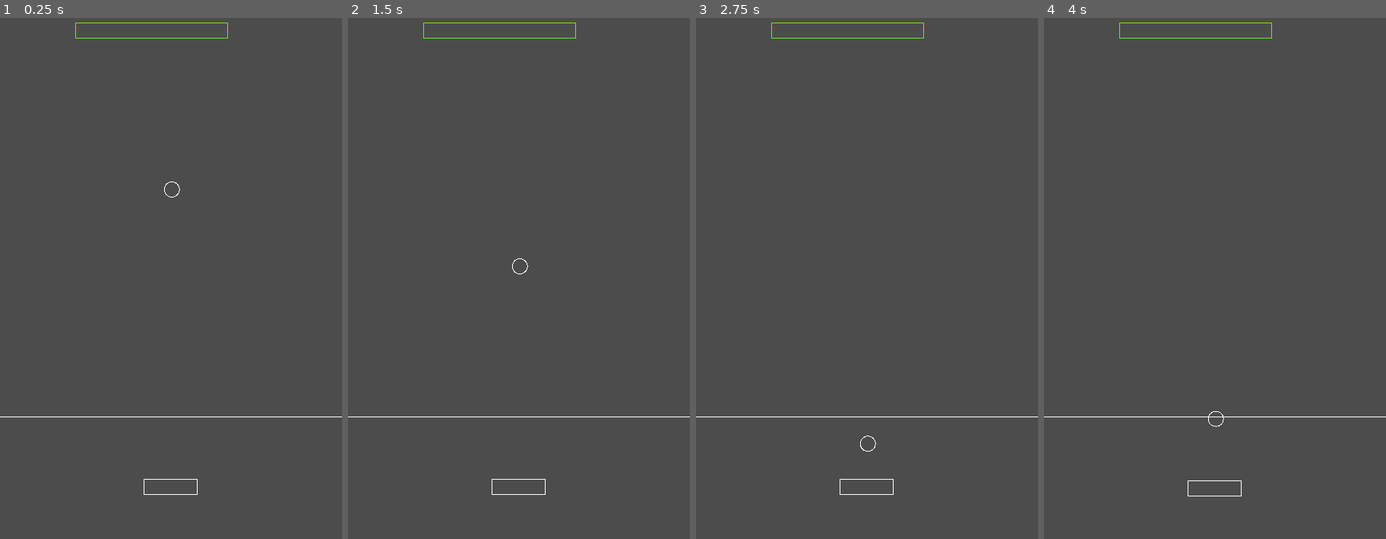
Above: before the commit, frames 1-4 (left to right).
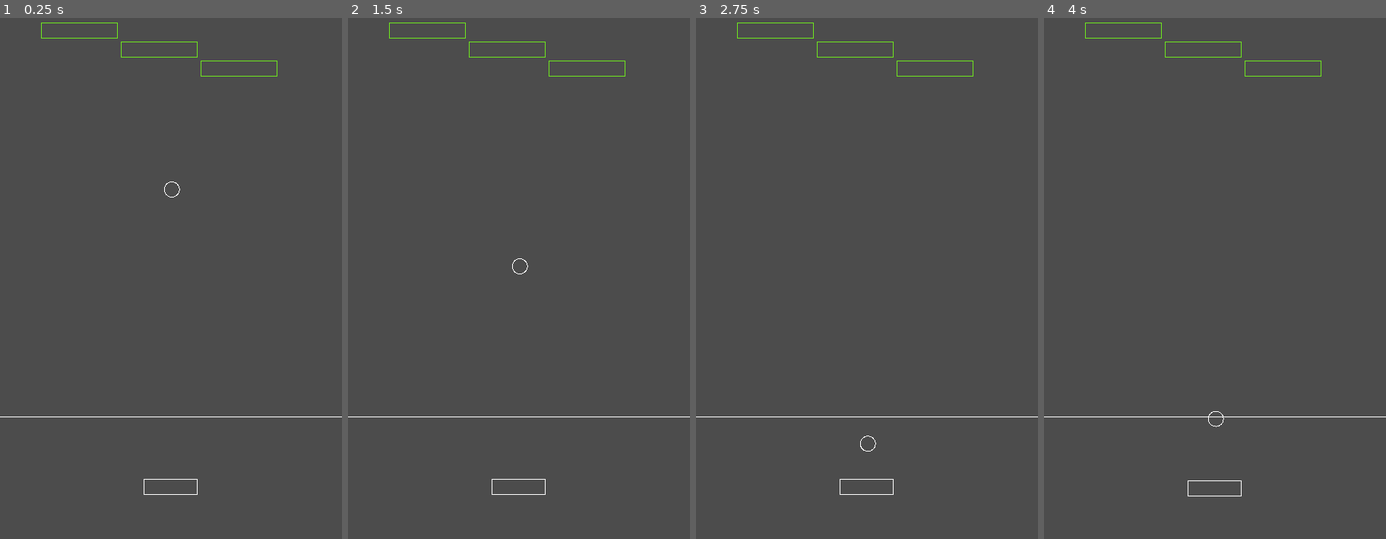
Above: after the commit, the same moments.

Repository: marx-saul/dynamic_break_out
Game: Godot game, scene res://scene/Main.tscn
The game is run twice, just before and just after one commit, with the same random seed, the same clock (stepped at 60 frames per second) and the same inputs. The project has no main scene, so this scene is started directly.
Inputs (mouse positions are in pixels of both pictures, inside the frame that each line leads up to):
- Up to frame 1 (0.25 s): no input
- Up to frame 2 (1.5 s): move the mouse to (594, 226) at 0.52 s; click (594, 226) at 0.67 s; move the mouse to (450, 288) at 1.27 s; click (450, 288) at 1.42 s
- Up to frame 3 (2.75 s): tap Enter at 2 s; move the mouse to (901, 122) at 2.02 s; click (901, 122) at 2.17 s
- Up to frame 4 (4 s): move the mouse to (1197, 377) at 2.77 s; click (1197, 377) at 2.92 s; move the mouse to (1317, 351) at 3.52 s; click (1317, 351) at 3.67 s

The runs differ from the first frame. In frame 1, 0.3% of the frame differs, in the area x 12-82%, y 0-12%; in frame 2, 0.3%; in frame 3, 0.3%; in frame 4, 0.3%.

Commit message:
detect collision of ball and blocks, effect of blocks

Diff:
--- a/scene/Ball.tscn
+++ b/scene/Ball.tscn
@@ -1,6 +1,6 @@
 [gd_scene load_steps=4 format=2]
 
-[ext_resource path="res://scene/Ball.gd" type="Script" id=1]
+[ext_resource path="res://script/Ball.gd" type="Script" id=1]
 
 [sub_resource type="PhysicsMaterial" id=1]
 bounce = 0.5
--- a/scene/Bar.tscn
+++ b/scene/Bar.tscn
@@ -27,3 +27,9 @@
 points = PoolVector2Array( 35, -10, -35, -10, -35, 10, 35, 10, 35, -10 )
 width = 1.0
 default_color = Color( 1, 1, 1, 1 )
+
+[node name="arrow" type="Line2D" parent="."]
+visible = false
+points = PoolVector2Array( 0, 0, 100, 100 )
+width = 1.0
+default_color = Color( 0.4, 0.501961, 1, 1 )
--- a/scene/Ball.gd
+++ b/script/Ball.gd
@@ -4,14 +4,14 @@
 # Called when the node enters the scene tree for the first time.
 func _ready():
 	contact_monitor = true;
-	contacts_reported = 20;
+	contacts_reported = 10;
 
 func _physics_process(delta):
 	var collidingList = get_colliding_bodies();
 	#if (collidingList.size() > 0): print_debug("detect");
 	for body in collidingList:
-		print(body);
-		if (body.get_name() == "Block"):
+		# print(body);
+		if (body.to_string() == "Block"):
 			body.eliminate();
 			break;
 
--- a/script/Bar.gd
+++ b/script/Bar.gd
@@ -11,44 +11,18 @@
 func _ready():
 	pass
 
-"""func _physics_process(delta):
-	var current_mouse_position = get_viewport().get_mouse_position();
-
-	if   ( position.y > max_y ):
-		position.y = max_y;
-		linear_velocity = Vector2(0, 0);
-		# mouse is out of area
-		if ( current_mouse_position.y > max_y ): return;
-	elif ( position.y < min_y ):
-		position.y = min_y;
-		linear_velocity = Vector2(0, 0);
-		# mouse is out of area
-		if ( current_mouse_position.y < min_y ): return;
-
-	var vx = (current_mouse_position.x - position.x) / delta;
-	var vy = (current_mouse_position.y - position.y) / delta;
-	# v = |(vx, vy)| <= max_speed
-	var mag2 = pow(vx, 2) + pow(vy, 2);
-	if  ( mag2 > max_speed_power2 * pow(ease_move_level, 2) ):
-		var magnitude = sqrt(mag2);
-		vx = vx / magnitude * max_speed;
-		vy = vy / magnitude * max_speed;
-	else:
-		vx /= ease_move_level;
-		vy /= ease_move_level;
-	# set Bar's velocity
-	linear_velocity = Vector2(vx, vy);"""
-	#position = get_viewport().get_mouse_position();
-
 var clicked_position: Vector2 = Vector2(0, 0);
 func _input(event):
 	if event is InputEventMouseButton:
 		# click
 		if (event.is_pressed()):
 			clicked_position = event.position;
-			linear_velocity = Vector2(0, 0);
+			mode = RigidBody2D.MODE_STATIC;
+			# show arrow
+			$arrow.show();
 		# unclick
 		else:
+			mode = RigidBody2D.MODE_CHARACTER;
 			# add force
 			var diff = event.position - clicked_position;
 			# |diff| <= max_speed
@@ -58,4 +32,17 @@
 				diff = diff * max_speed / magnitude;
 			# add
 			apply_central_impulse(diff * mass);
-			clicked_position = Vector2(0, 0);
+			# arrow
+			$arrow.hide();
+	"""# arrow
+	if ($arrow.is_visible()):
+		if event is InputEventMouseMotion:
+			#print_debug("here");
+			$arrow.set_point_position(1, $arrow.get_point_position(0) + event.position - clicked_position );"""
+
+func _physics_process(delta):
+	# arrow
+	if   ($arrow.is_visible()):
+		var center_pos = ($Boundary.get_point_position(0)+$Boundary.get_point_position(2)) / 2;
+		$arrow.set_point_position(0, center_pos);
+		$arrow.set_point_position(1, center_pos + get_viewport().get_mouse_position() - clicked_position);
--- a/script/Block.gd
+++ b/script/Block.gd
@@ -3,6 +3,8 @@
 var shape;
 var ownerId;
 var boundary;
+
+func to_string(): return "Block";
 
 # Called when the node enters the scene tree for the first time.
 func _ready():
@@ -33,6 +35,8 @@
 
 const step_num = 40;
 const elim_FPS = 1/60.0
+const expand_v_0 = 2.0;
+const expand_a = -0.75;
 # Delete object with an effect
 func eliminate():
 	# remove colliders
@@ -43,11 +47,13 @@
 		yield(get_tree().create_timer(elim_FPS), "timeout")
 		for pi in range(5):
 			# color fade out
-			boundary.default_color.a = 1.0 - min(1.25*pow(step/float(step_num), 0.5), 1.0);
+			boundary.default_color.a = 1.0 - min(1.65*pow(step/float(step_num), 0.425), 1.0);
 			# lines expands
 			var point = boundary.get_point_position(pi);
-			if (point.x > 0): point.x += 3 - 3*step/step_num;
-			if (point.x < 0): point.x -= 3 - 3*step/step_num;
-			if (point.y > 0): point.y += 3 - 3*step/step_num;
-			if (point.y < 0): point.y -= 3 - 3*step/step_num;
+			var diff = expand_v_0 + expand_a*step/step_num;
+			if (point.x > 0): point.x += diff;
+			if (point.x < 0): point.x -= diff;
+			if (point.y > 0): point.y += diff;
+			if (point.y < 0): point.y -= diff;
 			boundary.set_point_position(pi, point);
+	queue_free();
--- a/script/Blocks.gd
+++ b/script/Blocks.gd
@@ -3,9 +3,10 @@
 export (PackedScene) var Block;
 
 func _ready():
-	var block = Block.instance();
-	block.init(200, 100, 100, 10);
-	add_child(block);
+	for i in range(3):
+		var block = Block.instance();
+		block.init( 105 + 105*i, 100 + 25*i, 50, 10);
+		add_child(block);
 
 
 # Called every frame. 'delta' is the elapsed time since the previous frame.
